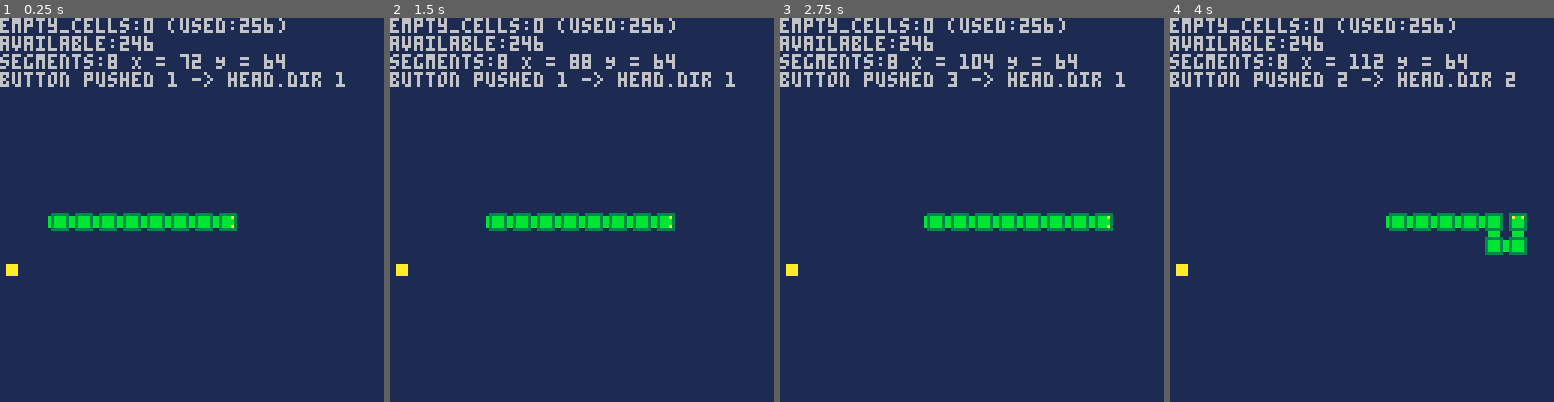
Above: before the commit, frames 1-4 (left to right).
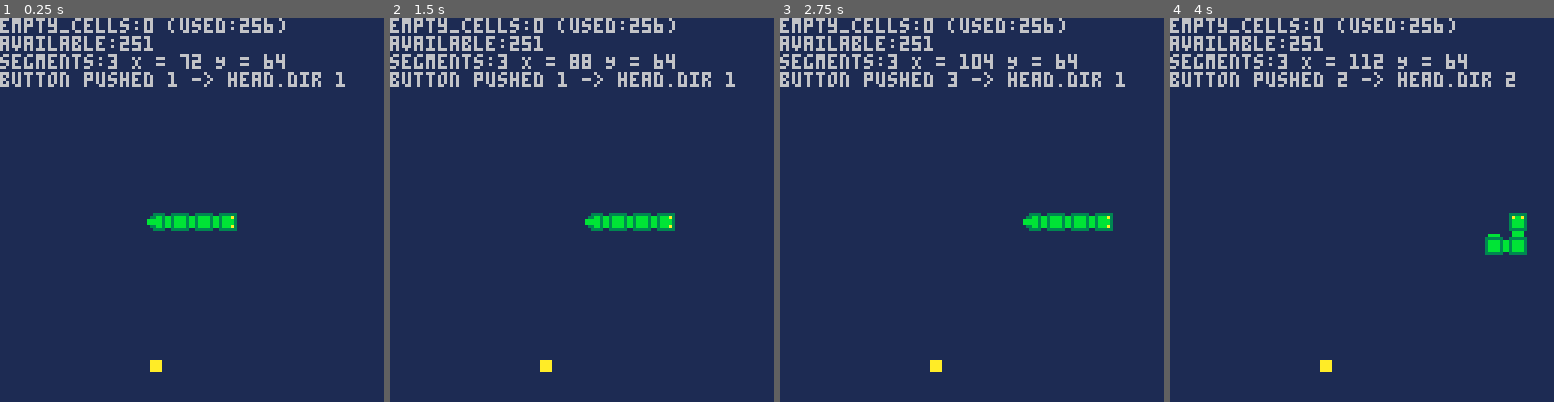
Above: after the commit, the same moments.

Repository: kakardo/Pico-8
Game: PICO-8 cartridge snake.p8
Two runs of this game, one before a commit and one after it. Both use one fixed random seed, a clock stepped at 60 frames per second and the inputs below.
Inputs:
- Up to frame 1 (0.25 s): no input
- Up to frame 2 (1.5 s): tap O (Z key) at 0.33, 0.7, 1.43 s; tap X (X key) at 1.07 s
- Up to frame 3 (2.75 s): hold Left 1.97-2.37 s; tap X (X key) at 2.07, 2.4, 2.73 s; tap O (Z key) at 2.22 s; hold Down from 2.42 s (still down)
- Up to frame 4 (4 s): release Down at 2.82 s; hold Right 2.87-3.53 s; tap X (X key) at 3.07, 3.4, 3.73 s; tap O (Z key) at 3.1, 3.98 s; hold Up from 3.58 s (still down)

The runs differ from the first frame. In frame 1, 1.5% of the frame differs, in the area x 1-43%, y 4-93%; in frame 2, 1.5%; in frame 3, 1.5%; in frame 4, 1.6%, in the area x 1-87%, y 4-93%.

Commit message:
Vertical and horizontal tail cases are correct

Diff:
--- a/snake.lua
+++ b/snake.lua
@@ -15,7 +15,7 @@
 head = {}
 body = {}
 
-local snake_starting_length = 8
+local snake_starting_length = 3
 local snake_starting_coordinate = 64
 local snake_starting_direction = 1
 
@@ -118,7 +118,7 @@
 		add(body.x, last_head_pos_x, 1)
 		add(body.y, last_head_pos_y, 1)
 
-		print("NewDir:"..head.dir.." OldDir:"..old_dir)
+		--print("NewDir:"..head.dir.." OldDir:"..old_dir)
 		calculate_body_piece(old_dir, head.dir)
 
 		empty_cells_occupy(empty_cells, head.x, head.y)
@@ -131,16 +131,16 @@
 
 function update_tail_dir(x, y, segment)
 	if x[segment] == x[segment-1] then
-		if y[segment] < y[segment-1] then
+		if y[segment] > y[segment-1] then
 			body.tail_dir = 2
 		else
 			body.tail_dir = 3
 		end
 	elseif y[segment] == y[segment-1] then
-		if x[segment] < x[segment-1] then
+		if x[segment] > x[segment-1] then
+			body.tail_dir = 0
+		else
 			body.tail_dir = 1
-		else
-			body.tail_dir = 0
 		end
 	end
 end
@@ -231,46 +231,39 @@
 end
 
 function draw_tail()
-	-- last_segment = get_shape(body.segments)
-
-
-	-- if last_segment == 6 or last_segment == then
-		-- spr(0,head.x,head.y)
-	-- elseif last_segment == 1 then
-		-- spr(1,head.x,head.y)
-	-- elseif last_segment == 2 then
-		-- spr(2,head.x,head.y)
-	-- elseif last_segment == 3 then
-		-- spr(3,head.x,head.y)
-	-- else
-		-- add_new_shape(32) --error
-	-- end
-
-	-- if (old_dir == new_dir) then
-		-- if (new_dir == 0 or new_dir == 1) then
-			-- add_new_shape(6)
-		-- elseif (new_dir == 2 or new_dir == 3) then
-			-- add_new_shape(7)
-		-- end
-	-- elseif (old_dir == 0 and new_dir == 3) or
-           -- (old_dir == 2 and new_dir == 1) then
-			-- add_new_shape(8)
-	-- elseif (old_dir == 1 and new_dir == 3) or
-           -- (old_dir == 2 and new_dir == 0) then
-			-- add_new_shape(9)
-	-- elseif (old_dir == 0 and new_dir == 2) or
-           -- (old_dir == 3 and new_dir == 1) then
-			-- add_new_shape(10)
-	-- elseif (old_dir == 1 and new_dir == 2) or
-		   -- (old_dir == 3 and new_dir == 0) then
-			-- add_new_shape(11)
-	-- else
-		-- add_new_shape(32) --error
-	-- end
-
-
-	-- spr(21, body.x[body.segments], body.y[body.segments])
-end
+	last_segment = get_shape(body.segments)
+	new_tail_shape = 32
+
+	-- Horizontal shape
+	if last_segment == 6 then
+		if body.tail_dir == 0 then
+			new_tail_shape = 16 --left
+		elseif body.tail_dir == 1 then
+			new_tail_shape = 17 --right
+		else
+			new_tail_shape = 32
+		end
+	-- Vertical Shape
+	elseif last_segment == 7 then
+		if body.tail_dir == 2 then
+			new_tail_shape = 18 --UP
+		elseif body.tail_dir == 3 then
+			new_tail_shape = 19 --DOWM
+		else
+			new_tail_shape = 32
+		end
+	elseif last_segment == 2 then
+	elseif last_segment == 3 then
+	else
+		new_tail_shape = 32 --error
+	end
+
+	spr(new_tail_shape, body.x[body.segments], body.y[body.segments])
+end
+
+function convert_to_tail()
+end
+
 --[[
 	DIRECTIONS
 	0 = left
